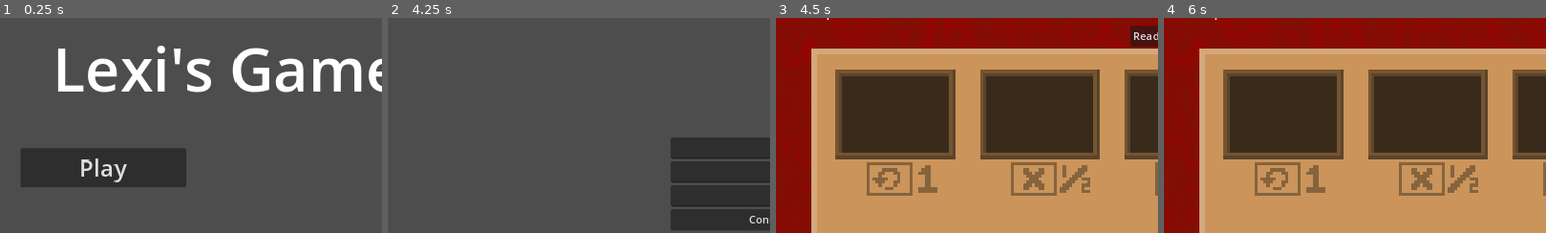
Above: before the commit, frames 1-4 (left to right).
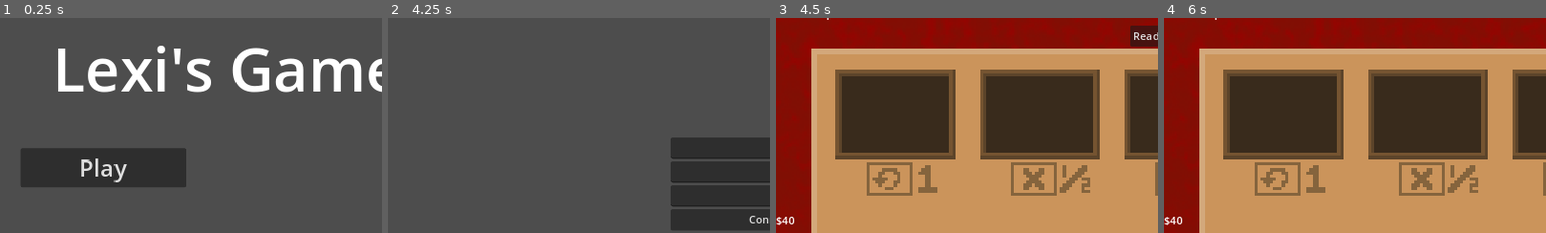
Above: after the commit, the same moments.

Repository: sowelilekusi/bordello
Game: Godot game, scene res://Scenes/main_menu.tscn
The game is run twice, just before and just after one commit, with the same random seed, the same clock (stepped at 60 frames per second) and the same inputs.
Inputs (mouse positions are % of the whole screen's width and height, from its top left):
- Up to frame 1 (0.25 s): no input
- Up to frame 2 (4.25 s): click "Play" at 0.5 s; click (50, 33) at 1.27 s; type "Alex" at 1.35 s; click (50, 39) at 1.5 s; type "12" at 1.58 s; click (50, 44) at 1.73 s; type "12" at 1.82 s; click "SinglePlayer" at 2 s; click "SinglePlayer" at 2.75 s; click "SinglePlayer" at 3.5 s
- Up to frame 3 (4.5 s): click "Host" at 4.25 s
- Up to frame 4 (6 s): click (11, 98) at 5.02 s; type "12" at 5.1 s; click "Ready" at 5.75 s
The pictures show only the part of the screen within x 0-50%, y 3-53%; the shares and areas given below are measured in that part.

Frames 1-2 are identical in both runs. In frame 3, 0.1% of the frame differs, in the area x 0-5%, y 92-97%; in frame 4, 0.1%.
Error before the commit: Invalid call. Nonexistent function 'slide_to_position' in base 'Nil'. (res://Scripts/PlayerStateMachine/player_controller.gd:30)
Error after the commit: Invalid call. Nonexistent function 'slide_to_position' in base 'Nil'. (res://Scripts/PlayerStateMachine/player_controller.gd:32)

Commit message:
added money ui and payout for serving clients

Diff:
--- a/Scenes/human_player.tscn
+++ b/Scenes/human_player.tscn
@@ -30,6 +30,17 @@
 offset_top = 312.0
 offset_right = 1152.0
 offset_bottom = 335.0
+text = "$40"
+
+[node name="Cash2" type="Label" parent="CanvasLayer/UI"]
+visible = false
+modulate = Color(0, 1, 0, 1)
+layout_mode = 2
+offset_left = 47.0
+offset_top = 312.0
+offset_right = 1152.0
+offset_bottom = 338.0
+text = "+$8"
 
 [node name="Profit" type="Label" parent="CanvasLayer/UI"]
 layout_mode = 2
--- a/Scripts/PlayerStateMachine/human_controller.gd
+++ b/Scripts/PlayerStateMachine/human_controller.gd
@@ -90,13 +90,38 @@
 	rpc("confirm_draft")
 
 
+@rpc("call_local", "reliable")
+func turn_away_client():
+	super()
+	money_delta = 0
+	update_money()
+
+
 func start_turn():
 	super()
+
+
+@rpc("call_local", "reliable")
+func end_turn():
+	super()
+	update_money()
 
 
 func end_of_round():
 	super()
 	$CanvasLayer/UI/Reputation.text = str(reputation_points) + " / 100 Reputation"
+
+
+func update_money():
+	$CanvasLayer/UI/Cash.text = "$" + str(money)
+	$CanvasLayer/UI/Cash2.visible = true
+	$CanvasLayer/UI/Cash2.text = "$" + str(money_delta)
+	if money_delta == 0:
+		$CanvasLayer/UI/Cash2.visible = false
+	if money_delta > 0:
+		$CanvasLayer/UI/Cash2.modulate = Color(0, 1, 0)
+	if money_delta < 0:
+		$CanvasLayer/UI/Cash2.modulate = Color(1, 0, 0)
 
 
 func select_workspace(workspace):
@@ -105,6 +130,8 @@
 	await current_client.time_slots_selected
 	ready_button.visible = true
 	current_workspace.evaluate_match()
+	money_delta = current_workspace.evaluate_revenue()
+	update_money()
 
 
 @rpc("call_local", "reliable")
--- a/Scripts/PlayerStateMachine/player_controller.gd
+++ b/Scripts/PlayerStateMachine/player_controller.gd
@@ -14,6 +14,8 @@
 var draft_picked = []
 var draft_pick_amount = 0
 var reputation_points = 0
+var money = 40
+var money_delta = 0
 var board: PlayerBoard
 var current_client: Client
 var current_workspace: Workspace
@@ -80,11 +82,14 @@
 	current_client.set_satisfaction(0)
 	if current_workspace != null:
 		current_workspace.remove_client()
-	current_client = null
+	current_workspace = null
+	#current_client = null
 
 
 @rpc("call_local", "reliable")
 func networked_select_workspace(workspace_path, current_client_path):
+	if board.poor_deck.cards.has(get_node(current_client_path)):
+		board.poor_deck.cards.remove_at(board.poor_deck.cards.find(get_node(current_client_path)))
 	get_node(workspace_path).add_client(get_node(current_client_path))
 	get_node(workspace_path).evaluate_match()
 
@@ -125,7 +130,11 @@
 
 @rpc("call_local", "reliable")
 func end_turn():
+	if current_workspace != null:
+		rpc("networked_select_workspace", current_workspace.get_path(), current_client.get_path())
 	board.time_step(false)
 	current_client = null
 	current_workspace = null
+	money += money_delta
+	money_delta = 0
 	turn_finished.emit()
--- a/Scripts/workspace.gd
+++ b/Scripts/workspace.gd
@@ -31,6 +31,17 @@
 	return c
 
 
+func evaluate_revenue() -> int:
+	if worker == null or client == null:
+		return 0
+	var revenue = 0
+	revenue += client.turns_left * 2
+	for service in client.services:
+		if worker.services.has(service):
+			revenue += Data.service_prices[service]
+	return revenue
+
+
 func evaluate_match():
 	if worker == null or client == null:
 		return
